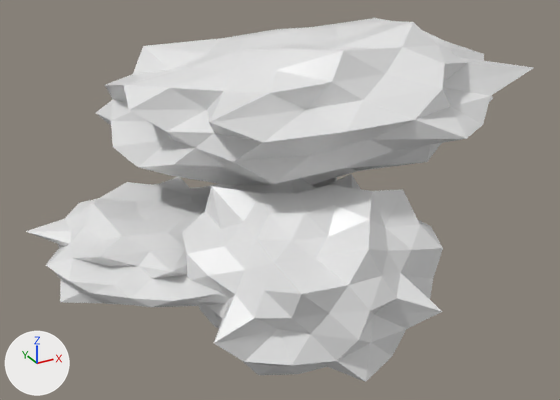
The OBJ model models/level_001.obj as it was, and as the next commit left it.
Rendered twice from a camera (50 mm lens) standing at (-409.0, -730.0, 375.0) and looking at (-40.0, -59.0, 40.0). Arrows for +X, +Y and +Z are at lower left; the lights stay in place. Where no turn or scale is listed for an object, it has been applied to the vertices. Vertices at the same position are counted once.
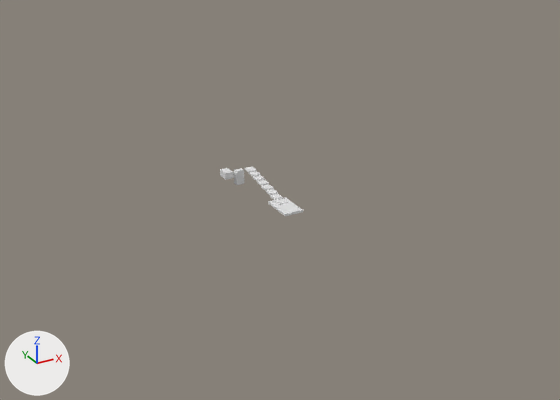
Commit message: * made first level go to main menu

Pixel boxes (x1, y1, x2, y2) of what changed, in the pictures (560 x 400 px):
'Icosphere.002', deleted: before (96, 18, 534, 186)
'Icosphere.001', deleted: before (182, 174, 443, 382)
'Icosphere', deleted: before (26, 177, 232, 307)
'Cube', mesh rescaled: before (205, 184, 235, 188); after (268, 198, 303, 216)
'Cube.002', added: after (234, 168, 244, 185)
'Cube.006', added: after (220, 168, 233, 180)
'Cube.003_Cube.004', deleted: before (311, 177, 337, 188)

What the commit changed:
me_cube has 8 vertices, 6 faces and spans x -189.0..11.0, y -100.0..100.0, z -1.0..1.0.
me_cube is used by ob_cube; location (0.0, 0.0, 0.0).
me_cube part 1: the whole mesh is scaled about its middle by (0.12, 0.208, 1.39), then moved by (89.0, 0.0, 0.0).
Mesh me_cube_008_cube_012 is new.
It is a box spanning x -22.55..-20.24, y 85.3..87.61, z 16.67..17.4.
It uses material mat_none (white #e7e7e7).
Mesh me_cube_007_cube_011 is new.
It is a box spanning x -23.44..-21.12, y 87.91..90.22, z 15.71..16.43.
It uses material mat_none (white #e7e7e7).
Mesh me_cube_006 is new.
It is a box spanning x -38.4..-27.5, y 83.3..98.7, z 12.2..20.4.
It uses material mat_none (white #e7e7e7).
Mesh me_cube_005_cube_010 is new.
It is a box spanning x -22.45..-21.27, y 91.51..93.82, z 14.55..15.28.
It uses material mat_none (white #e7e7e7).
Mesh me_cube_004_cube_003 is new.
It is a box spanning x -31.06..-20.13, y 88.0..94.0, z 11.0..13.0.
It uses material mat_none (white #e7e7e7).
Mesh me_cube_003_cube_009 is new.
It is a box spanning x -22.44..-20.97, y 88.17..91.06, z 12.9..13.81.
It uses material mat_none (white #e7e7e7).
Mesh me_cube_002 is new.
It is a box spanning x -21.5..-10.5, y 87.4..94.6, z -0.3..18.3.
It uses material mat_none (white #e7e7e7).
Object 'Cube.003_Cube.004' (ob_cube_003_cube_004) is deleted.
Object 'Icosphere' (ob_icosphere) is deleted.
Object 'Icosphere.001' (ob_icosphere_001) is deleted.
Object 'Icosphere.002' (ob_icosphere_002) is deleted.
Object 'Cube.008_Cube.012' (ob_cube_008_cube_012) is new; it shows me_cube_008_cube_012.
Its location is (0.0, 0.0, 0.0).
Object 'Cube.007_Cube.011' (ob_cube_007_cube_011) is new; it shows me_cube_007_cube_011.
Its location is (0.0, 0.0, 0.0).
Object 'Cube.006' (ob_cube_006) is new; it shows me_cube_006.
Its location is (0.0, 0.0, 0.0).
Object 'Cube.005_Cube.010' (ob_cube_005_cube_010) is new; it shows me_cube_005_cube_010.
Its location is (0.0, 0.0, 0.0).
Object 'Cube.004_Cube.003' (ob_cube_004_cube_003) is new; it shows me_cube_004_cube_003.
Its location is (0.0, 0.0, 0.0).
Object 'Cube.003_Cube.009' (ob_cube_003_cube_009) is new; it shows me_cube_003_cube_009.
Its location is (0.0, 0.0, 0.0).
Object 'Cube.002' (ob_cube_002) is new; it shows me_cube_002.
Its location is (0.0, 0.0, 0.0).
